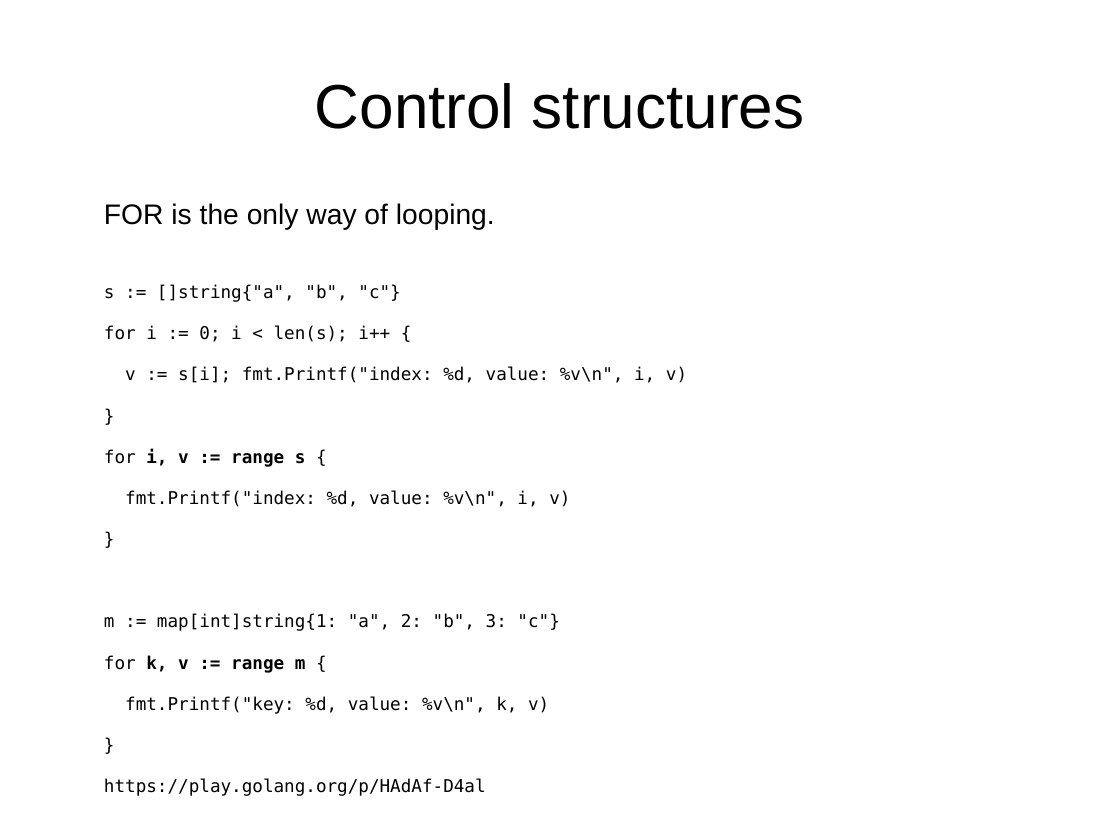
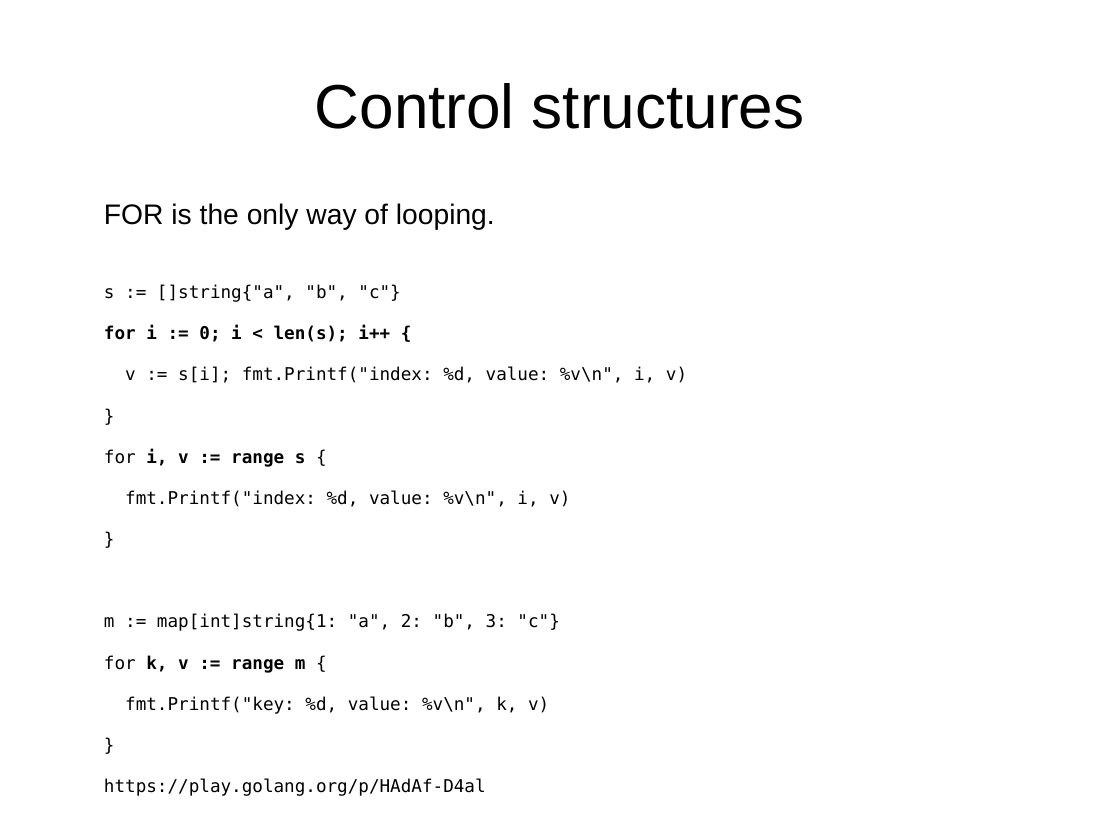
Before and after one commit to laszlocsontos/talks, a slide deck: slide 10 of golang_for_java_dev/go_for_java_dev.odp. Drawn at 1120x840 pixels with LibreOffice and Linux fonts; fonts in the diff are those of the drawing. Boxes give left, top, right and bottom in pixels: in the first picture for what was removed or moved away, otherwise in the second. Text is boxed around its words. In the diff, an @@ line names an element or a change of style, - is before the commit and + after.

```diff
--- a/golang_for_java_dev/go_for_java_dev.odp
+++ b/golang_for_java_dev/go_for_java_dev.odp
@@ text at (104,325,390,342): bold on in "for i := 0; i < len(s); ..." @@
```
Also in this commit, not shown: 6 other slides changed, 1 other file.
